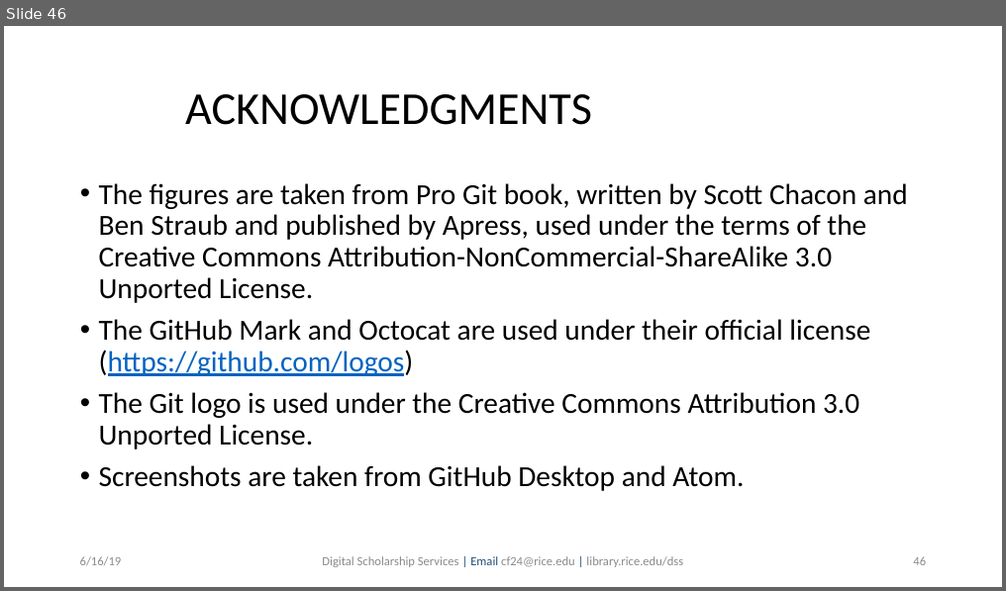
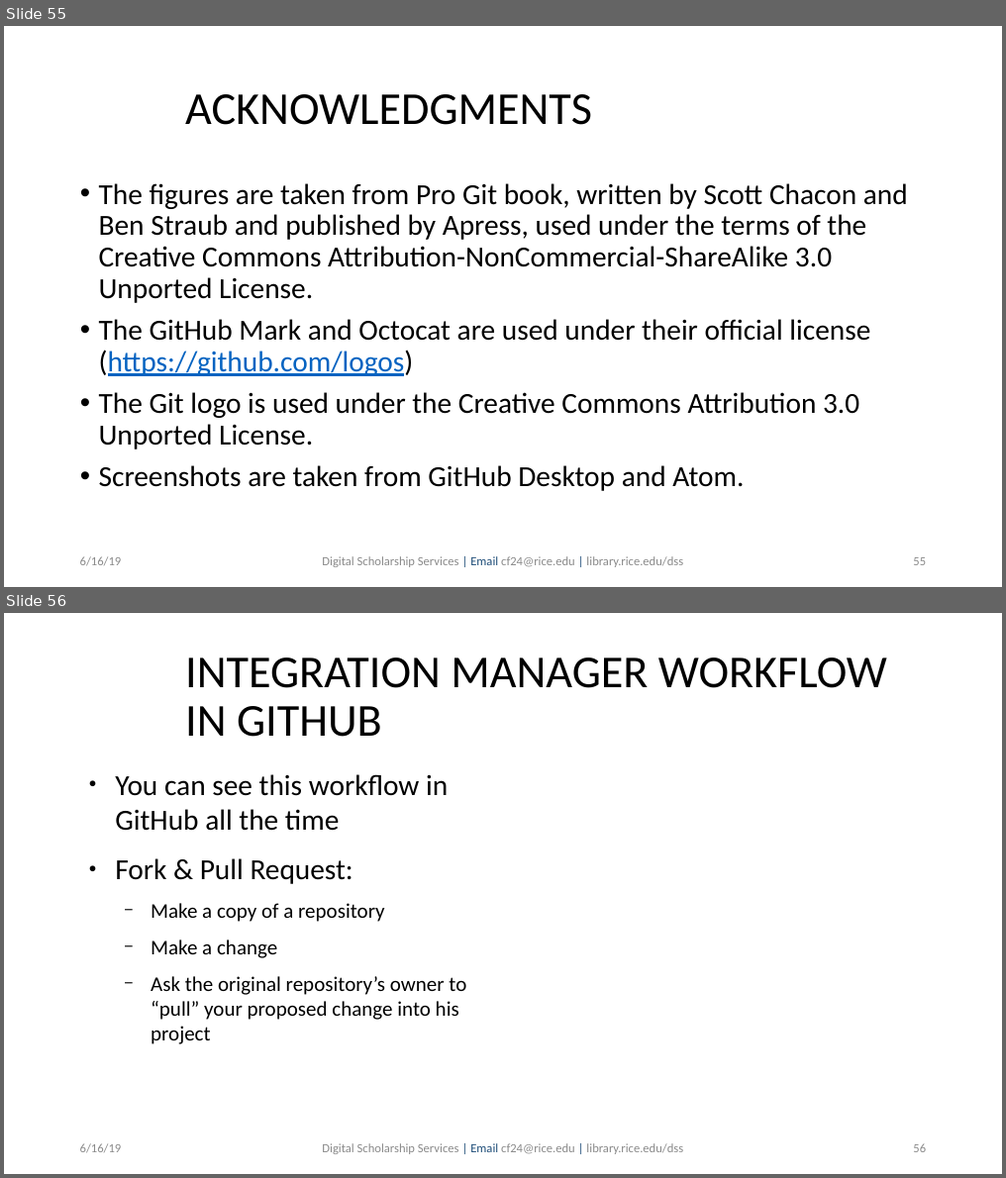
Before and after one commit to bakitybacon/rice-data-and-donuts, a slide deck: github/Introduction to Git & GitHub.pptx. Shown one above the other, each under a label of ours: slide 46 before the commit, slides 55 and 56 after it. The pictures are 1006x591 and 1006x1178 pixels, drawn with LibreOffice and Linux fonts; fonts in the diff are those of the drawing; background and template pictures are left out. Boxes give left, top, right and bottom in pixels: in the first picture for what was removed or moved away, otherwise in the second. Text is boxed around its words. In the diff, an @@ line names an element or a change of style, - is before the commit and + after.

```diff
--- a/github/Introduction to Git & GitHub.pptx
+++ b/github/Introduction to Git & GitHub.pptx
@@ slide 56 added at (4, 613, 1002, 1174), background #FFFFFF @@
@@ text added at (185, 658, 887, 737), 44 pt, text #000000 @@
+INTEGRATION MANAGER WORKFLOW IN GITHUB
@@ text added at (115, 774, 466, 1045), 20 pt, text #000000 @@
+● You can see this workflow in GitHub all the time
+● Fork & Pull Request:
+  − Make a copy of a repository
+  − Make a change
+  − Ask the original repository’s owner to “pull” your proposed change into his project
@@ text added at (80, 1144, 122, 1154), 12 pt, text #8B8B8B @@
+6/16/19
@@ text added at (322, 1144, 683, 1155), 12 pt, text #8B8B8B @@
+Digital Scholarship Services | Email cf24@rice.edu | library.rice.edu/dss
@@ page number added at (913, 1144, 926, 1153), 12 pt, text #8B8B8B @@
+56
@@ what was slide 46 is now slide 55 @@
@@ page number at (913, 558, 926, 566): text changed @@
-46
+55
```
Also in this commit, not shown: 1 slide changed, 9 other slides added.
